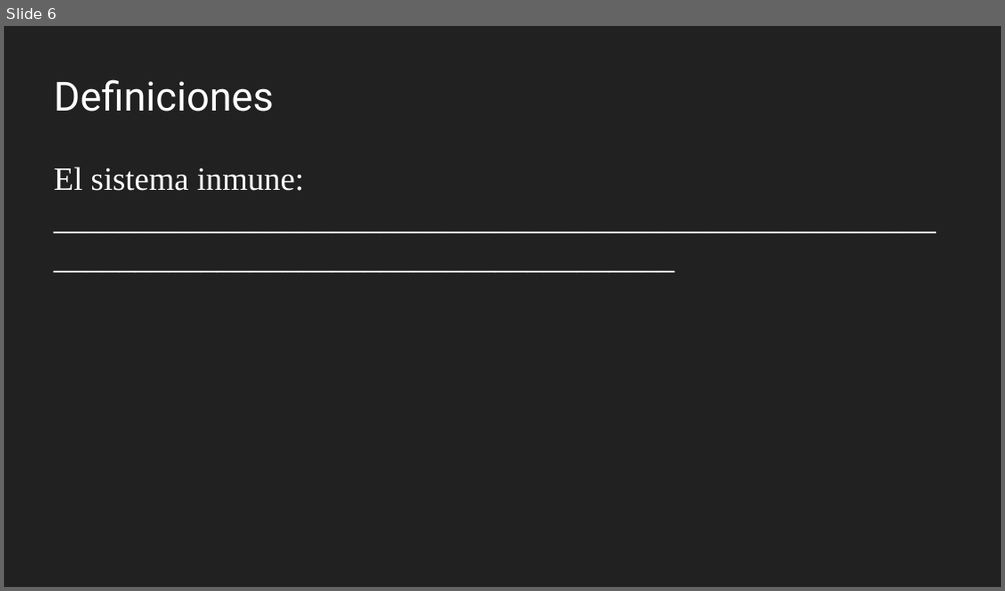
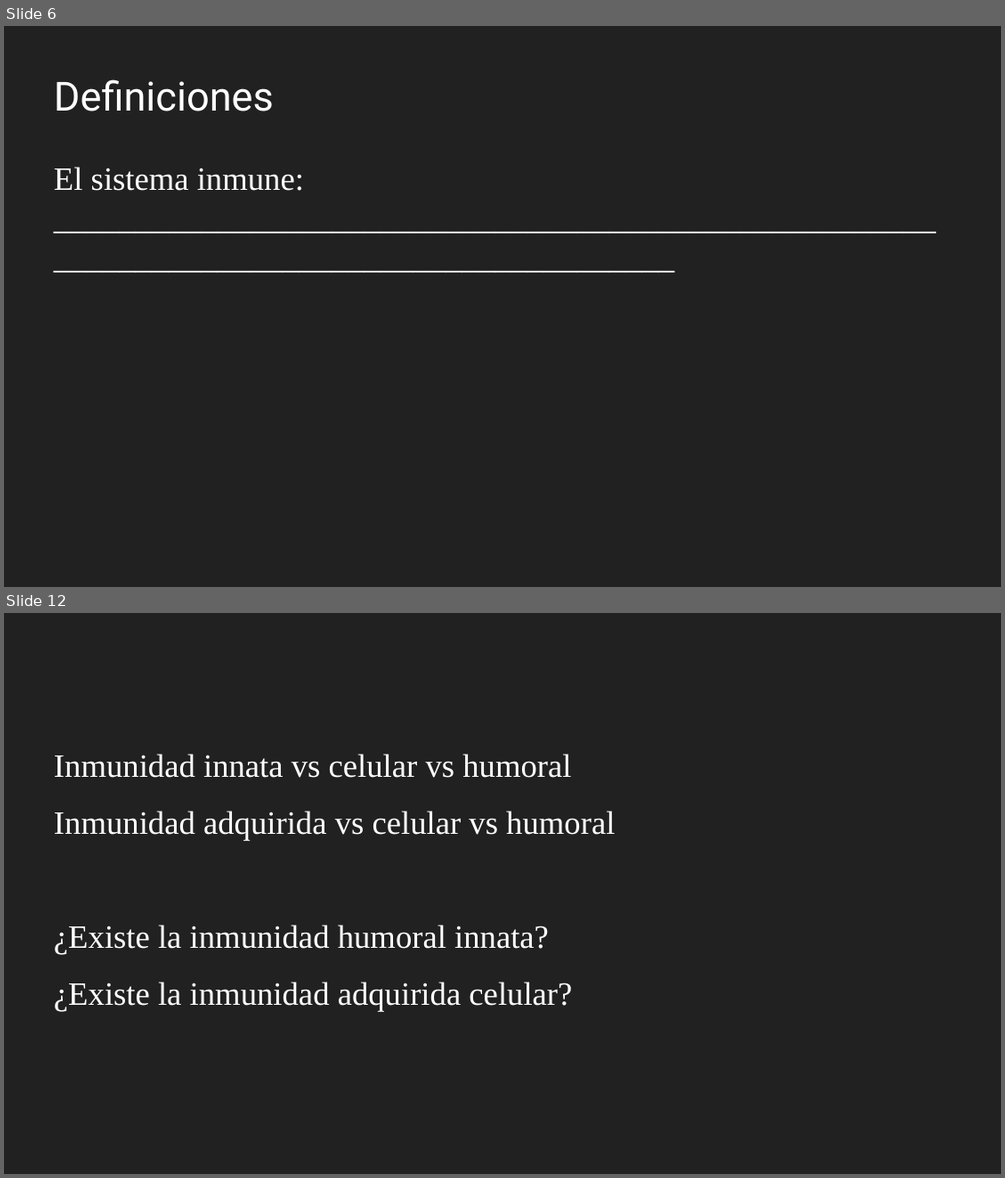
Before and after one commit to gerardommc/Medicina-Cons, a slide deck: Inmuno.odp. Shown one above the other, each under a label of ours: slide 6 before the commit, slides 6 and 12 after it; the slides between them are not shown. The pictures are 1005x591 and 1005x1178 pixels, drawn with LibreOffice and Linux fonts; fonts in the diff are those of the drawing. Boxes give left, top, right and bottom in pixels: in the first picture for what was removed or moved away, otherwise in the second. Text is boxed around its words. In the diff, an @@ line names an element or a change of style, - is before the commit and + after.

```diff
--- a/Inmuno.odp
+++ b/Inmuno.odp
@@ slide 12 added at box(4, 613, 1001, 1174), background #212121 @@
@@ text added at box(54, 754, 615, 1011), 26 pt, text #FFFFFF @@
+Inmunidad innata vs celular vs humoral
+Inmunidad adquirida vs celular vs humoral
+¿Existe la inmunidad humoral innata?
+¿Existe la inmunidad adquirida celular?
```
Also in this commit, not shown: 1 slide changed, 6 other slides added, 1 other file.
